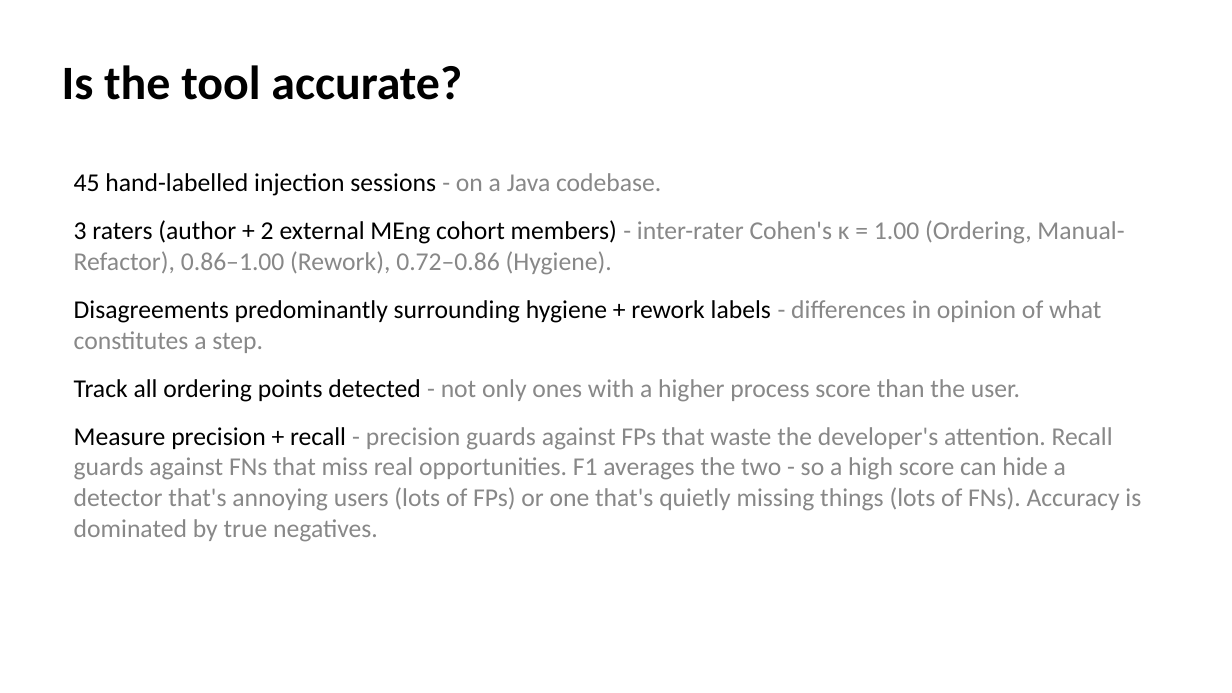
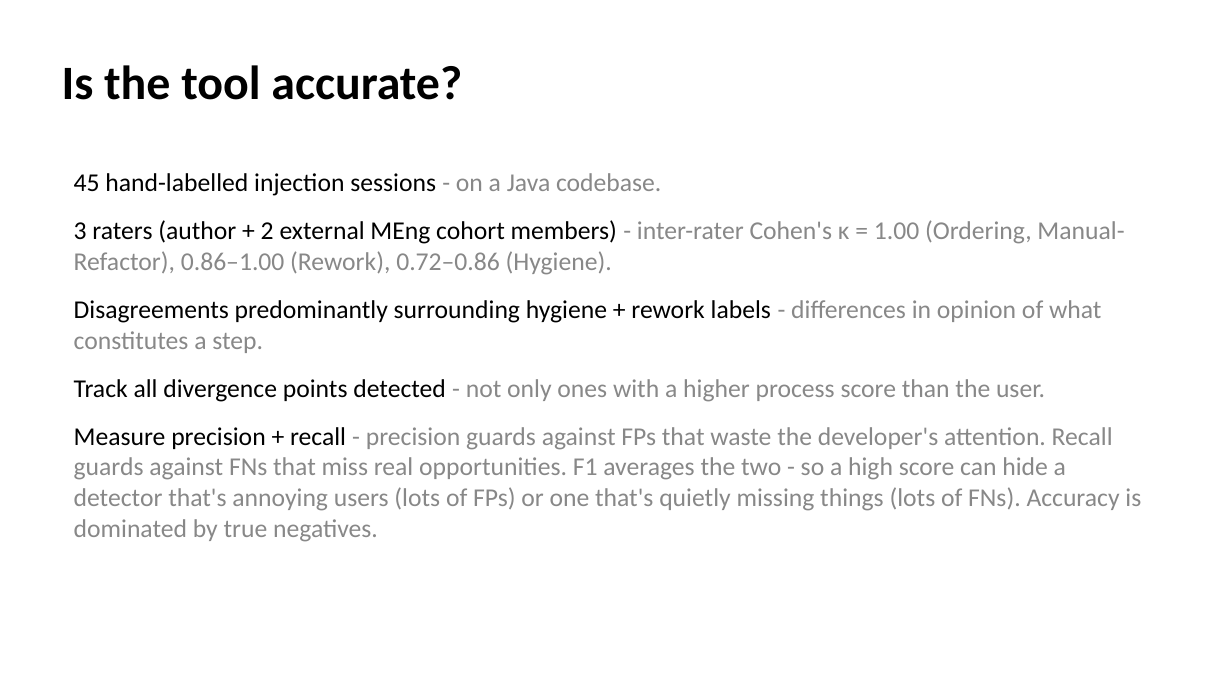
Before and after one commit to EthanHosier/fyp, a slide deck: slide 16 of presentation/slides.pptx. Drawn at 1232x693 pixels with LibreOffice and Linux fonts; fonts in the diff are those of the drawing. Boxes give left, top, right and bottom in pixels: in the first picture for what was removed or moved away, otherwise in the second. Text is boxed around its words. In the diff, an @@ line names an element or a change of style, - is before the commit and + after.

Commit message:
feat: add temp score reliability results slide

```diff
--- a/presentation/slides.pptx
+++ b/presentation/slides.pptx
@@ text at bbox=[74, 379, 1045, 402]: text changed @@
-• Track all ordering points detected - not only ones with a higher process score than the user.
+• Track all divergence points detected - not only ones with a higher process score than the user.
```
Also in this commit, not shown: 1 other slide changed, 1 slide added, 3 other files.
